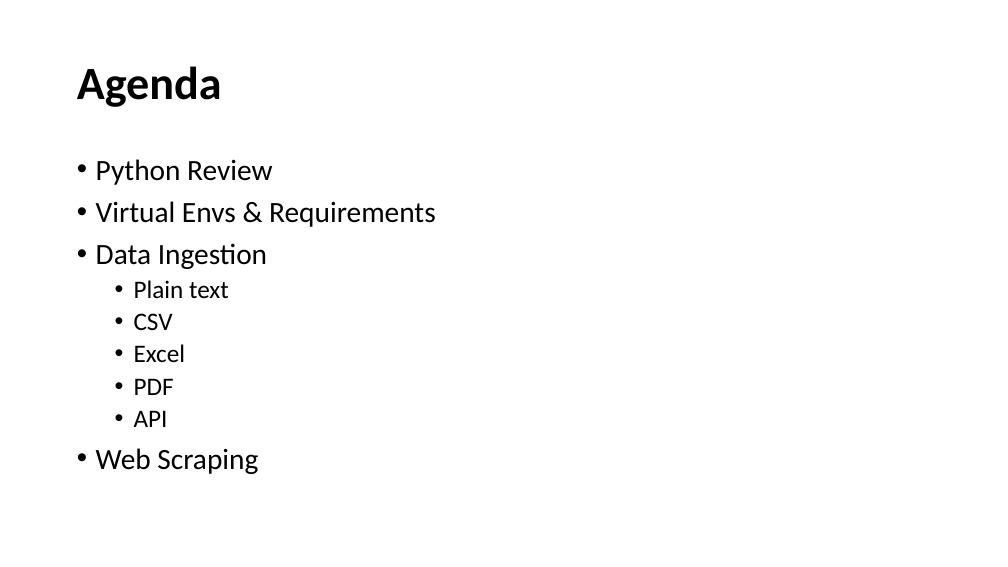
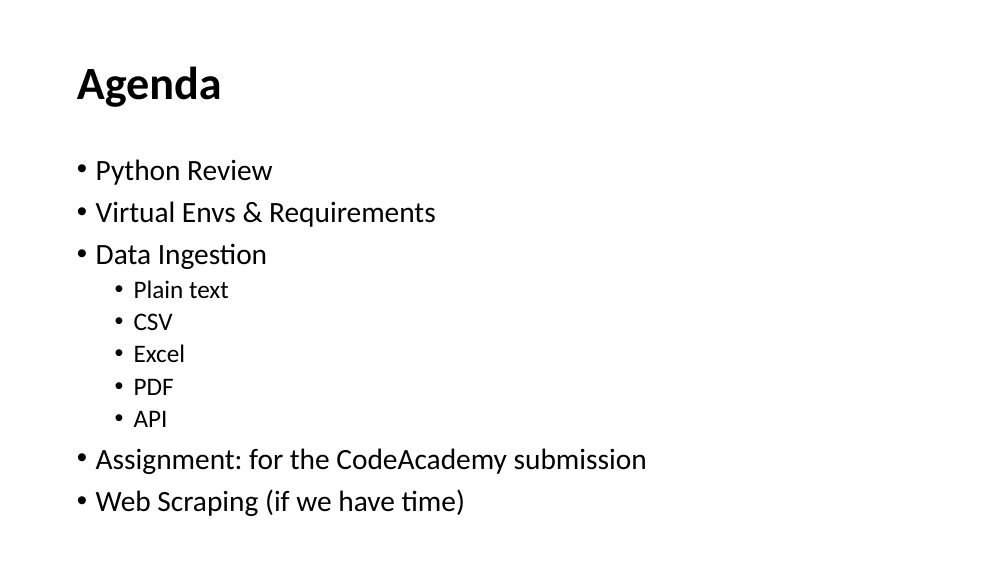
Before and after one commit to philmui/datascience2016fall, a slide deck: slide 2 of lecture02.ingestion/lecture02.pptx. Drawn at 1008x567 pixels with LibreOffice and Linux fonts; fonts in the diff are those of the drawing. Boxes give left, top, right and bottom in pixels: in the first picture for what was removed or moved away, otherwise in the second. Text is boxed around its words. In the diff, an @@ line names an element or a change of style, - is before the commit and + after.

Commit message:
added CodeAcademy assignment replacement

```diff
--- a/lecture02.ingestion/lecture02.pptx
+++ b/lecture02.ingestion/lecture02.pptx
@@ text at (x1=96, y1=448, x2=647, y2=516): text changed @@
-• Web Scraping
+• Assignment: for the CodeAcademy submission
+• Web Scraping (if we have time)
```
Also in this commit, not shown: 1 other slide changed, 3 slides added, 3 other files.
